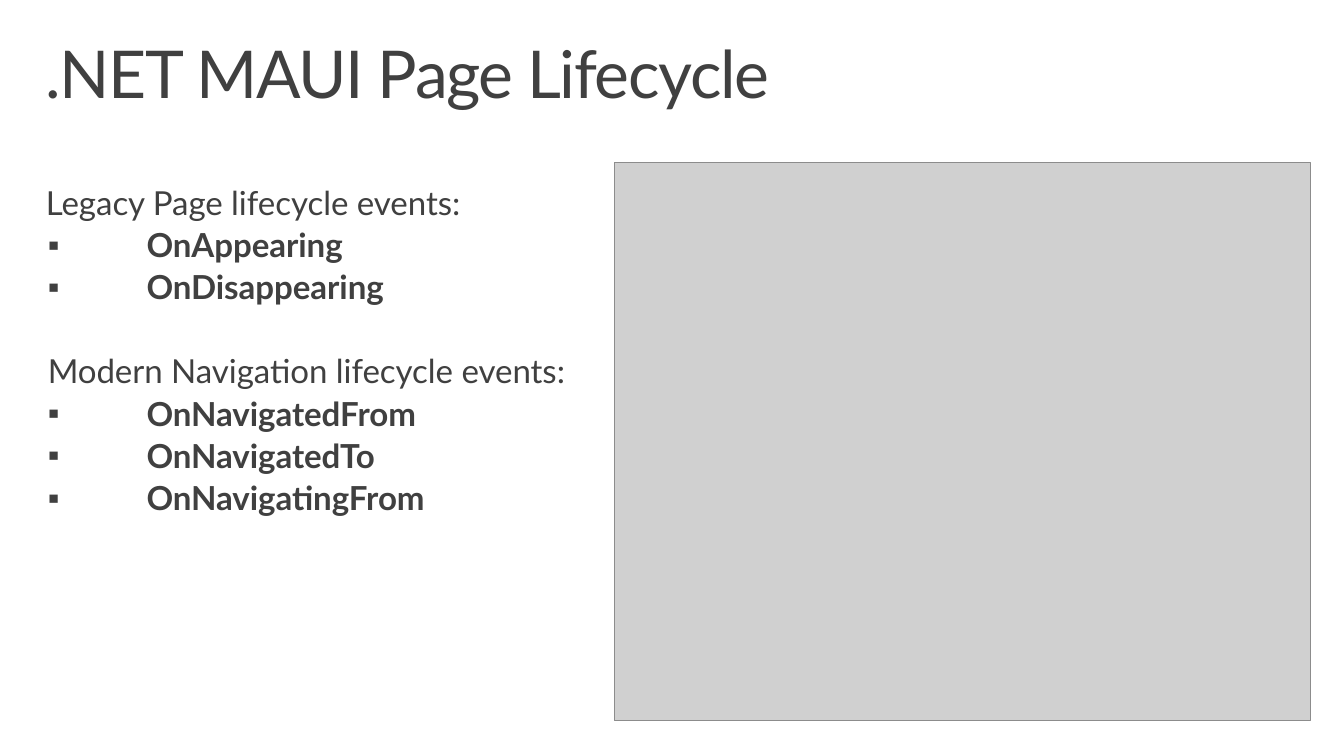
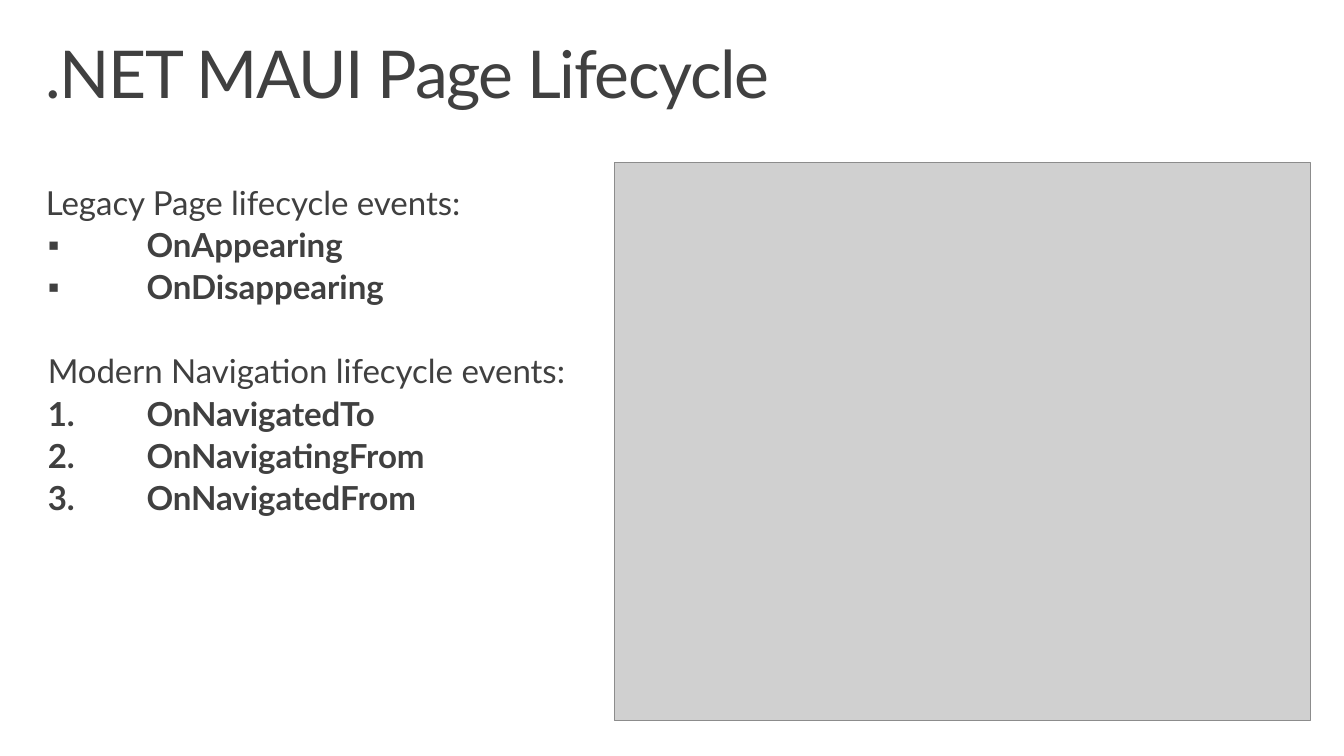
Before and after one commit to HannesMalterOffical/MonkeeFinder, a slide deck: slide 18 of Slides/Workshop3 - Navigation.pptx. Drawn at 1344x756 pixels with LibreOffice and Linux fonts; fonts in the diff are those of the drawing; grey boxes stand for pictures; background and template pictures are left out. Boxes give left, top, right and bottom in pixels: in the first picture for what was removed or moved away, otherwise in the second. Text is boxed around its words. In the diff, an @@ line names an element or a change of style, - is before the commit and + after.

Commit message:
Made navigation events into a numeric list - Fixes #28

```diff
--- a/Slides/Workshop3 - Navigation.pptx
+++ b/Slides/Workshop3 - Navigation.pptx
@@ text at <box>147,401,416,432</box>: paragraph removed @@
-  ▪ OnNavigatedFrom
@@ text at <box>147,401,425,474</box>: bullet ▪ to 1. @@
@@ text at <box>147,485,416,516</box>: paragraph added @@
+  3. OnNavigatedFrom
```
